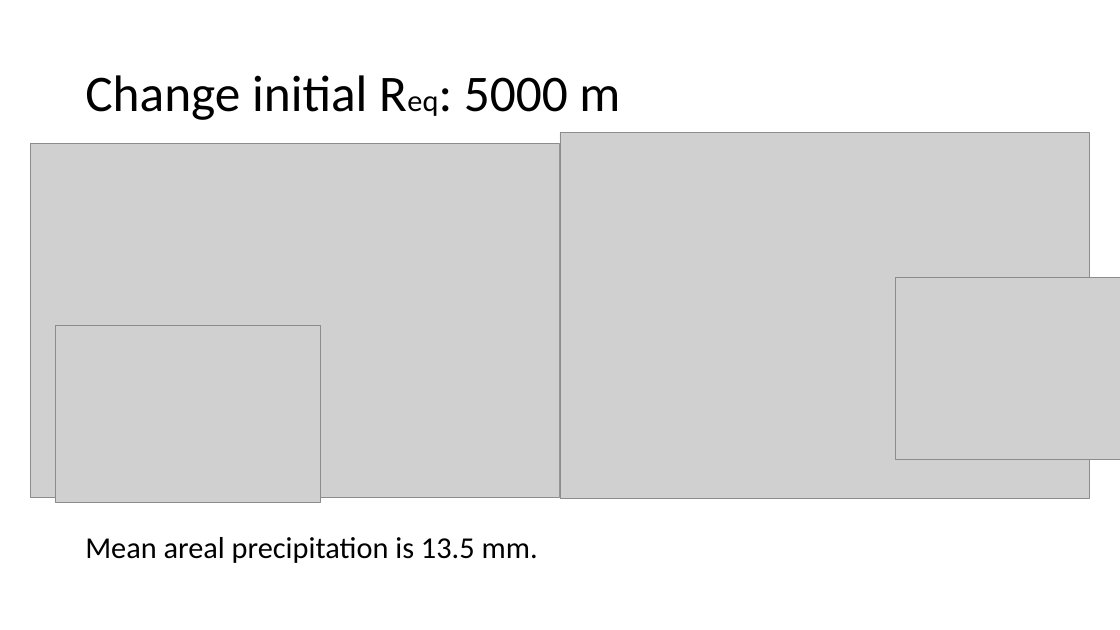
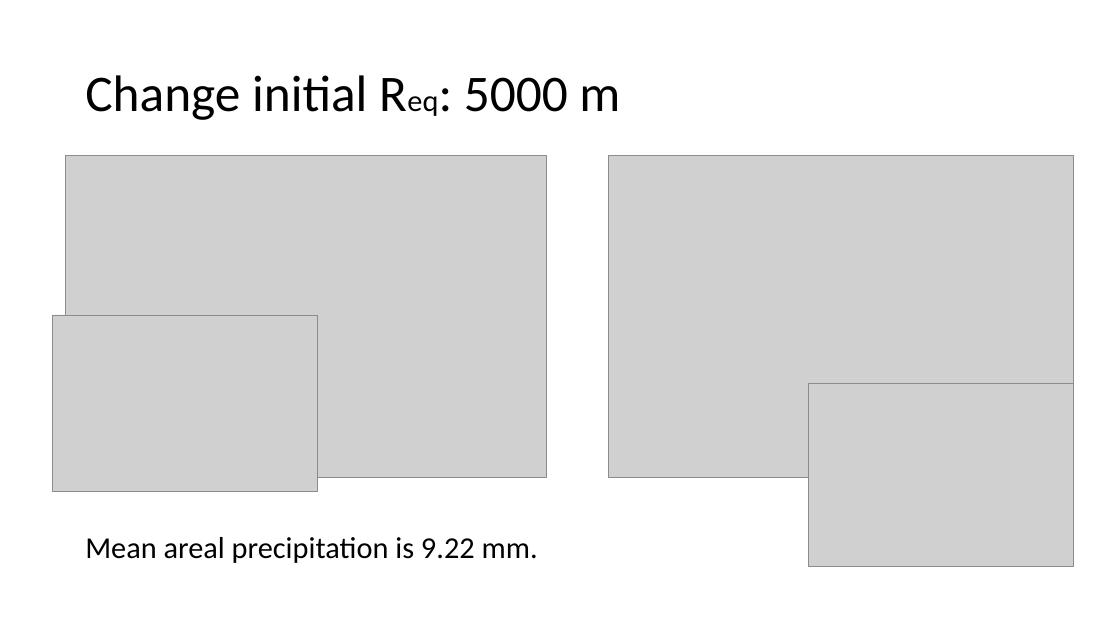
Before and after one commit to meteoNL/CloudParcelModel_SOACproject, a slide deck: slide 14 of model_representation.pptx. Drawn at 1120x630 pixels with LibreOffice and Linux fonts; fonts in the diff are those of the drawing; grey boxes stand for pictures. Boxes give left, top, right and bottom in pixels: in the first picture for what was removed or moved away, otherwise in the second. Text is boxed around its words. In the diff, an @@ line names an element or a change of style, - is before the commit and + after.

```diff
--- a/model_representation.pptx
+++ b/model_representation.pptx
@@ picture: place and size @@
-picture at (31, 144, 560, 497)
+picture at (66, 155, 547, 477)
@@ picture: place and size @@
-picture at (560, 133, 1090, 499)
+picture at (608, 155, 1073, 477)
@@ picture removed at (896, 277, 1120, 460) @@
@@ picture: place and size @@
-picture at (55, 326, 320, 503)
+picture at (53, 315, 318, 492)
@@ picture added at (809, 383, 1074, 566) @@
@@ text at (85, 537, 538, 563): text changed @@
-Mean areal precipitation is 13.5 mm.
+Mean areal precipitation is 9.22 mm.
```
Also in this commit, not shown: 5 other slides changed, 2 other files.
